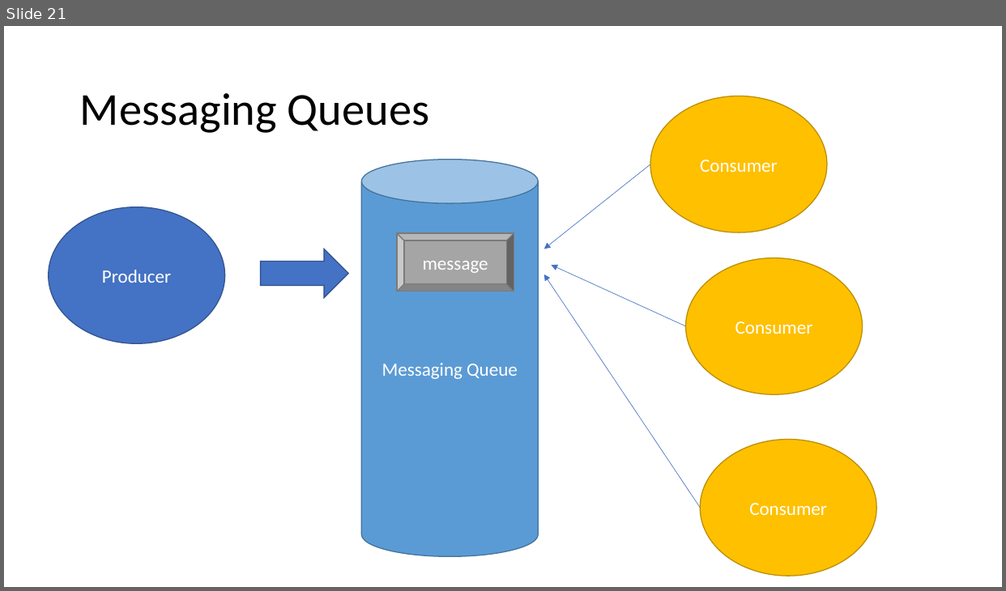
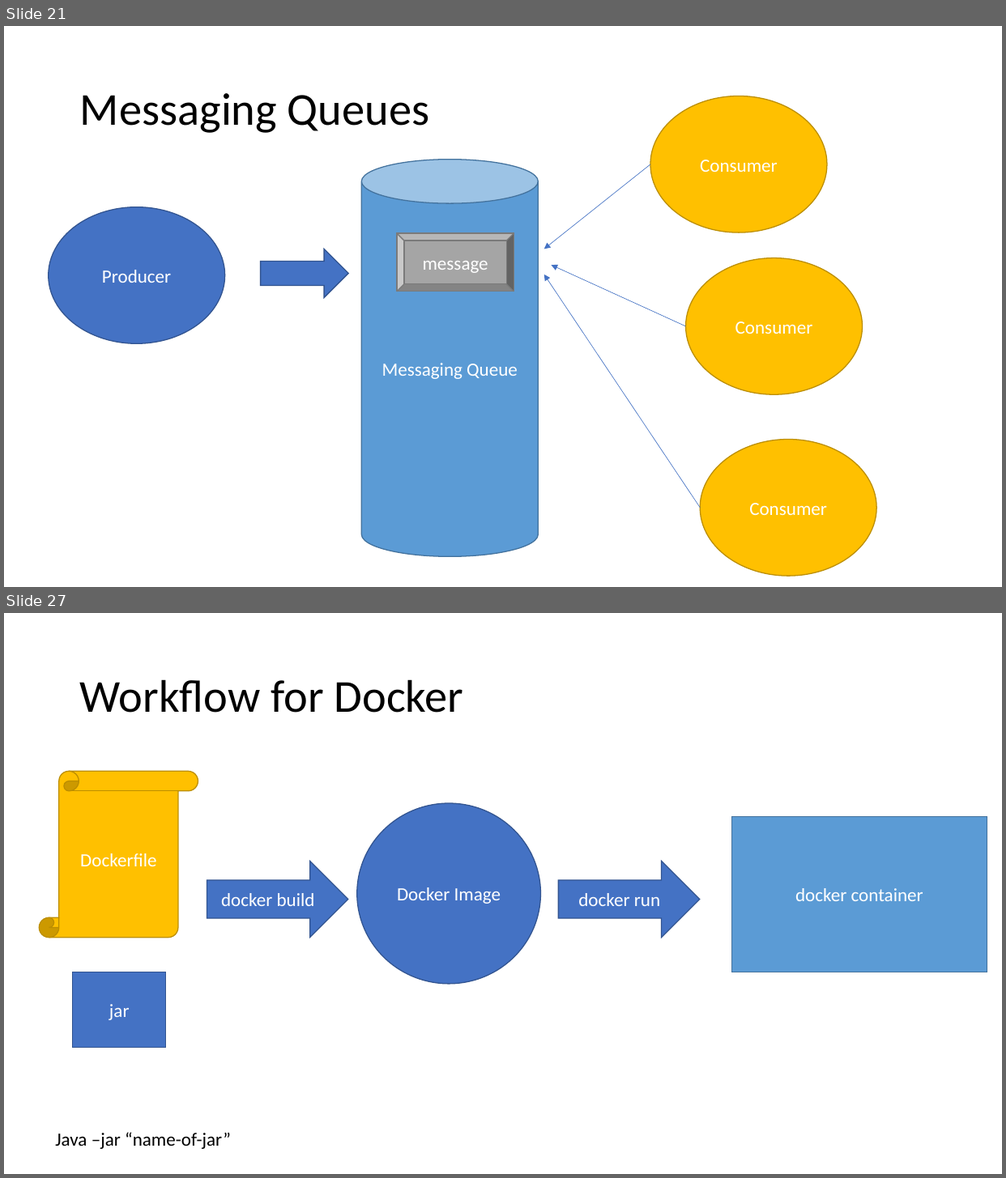
Before and after one commit to 2011JavaReact/Training, a slide deck: Week7/w7.pptx. Shown one above the other, each under a label of ours: slide 21 before the commit, slides 21 and 27 after it; the slides between them are not shown. The pictures are 1006x591 and 1006x1178 pixels, drawn with LibreOffice and Linux fonts; fonts in the diff are those of the drawing. Boxes give left, top, right and bottom in pixels: in the first picture for what was removed or moved away, otherwise in the second. Text is boxed around its words. In the diff, an @@ line names an element or a change of style, - is before the commit and + after.

```diff
--- a/Week7/w7.pptx
+++ b/Week7/w7.pptx
@@ slide 27 added at (x1=4, y1=613, x2=1002, y2=1174), background #FFFFFF @@
@@ title added at (x1=80, y1=679, x2=464, y2=713), 44 pt, text #000000 @@
+Workflow for Docker
@@ vertical scroll added at (x1=39, y1=771, x2=198, y2=937), fill #FFC000, outline #BD8E00 1 pt, 18 pt, text #FFFFFF @@
+Dockerfile
@@ ellipse added at (x1=357, y1=803, x2=541, y2=983), fill #4472C4, outline #325491 1 pt, 18 pt, text #FFFFFF @@
+Docker Image
@@ rectangle added at (x1=731, y1=816, x2=987, y2=973), fill #5B9BD5, outline #43739E 1 pt, 18 pt, text #FFFFFF @@
+docker container
@@ right arrow added at (x1=206, y1=862, x2=348, y2=938), fill #4472C4, outline #325491 1 pt, 18 pt, text #FFFFFF @@
+docker build
@@ right arrow added at (x1=559, y1=862, x2=701, y2=938), fill #4472C4, outline #325491 1 pt, 18 pt, text #FFFFFF @@
+docker run
@@ rectangle added at (x1=73, y1=973, x2=167, y2=1047), fill #4472C4, outline #325491 1 pt, 18 pt, text #FFFFFF @@
+jar
@@ text added at (x1=55, y1=1132, x2=231, y2=1149), 18 pt, text #000000 @@
+Java –jar “name-of-jar”
```
Also in this commit, not shown: 3 slides changed, 4 other slides added.
